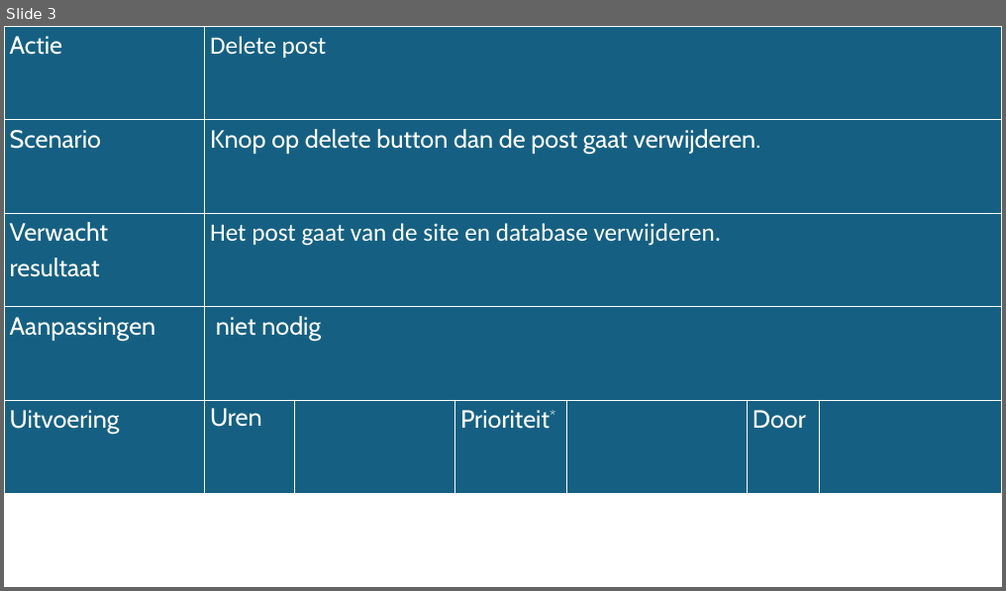
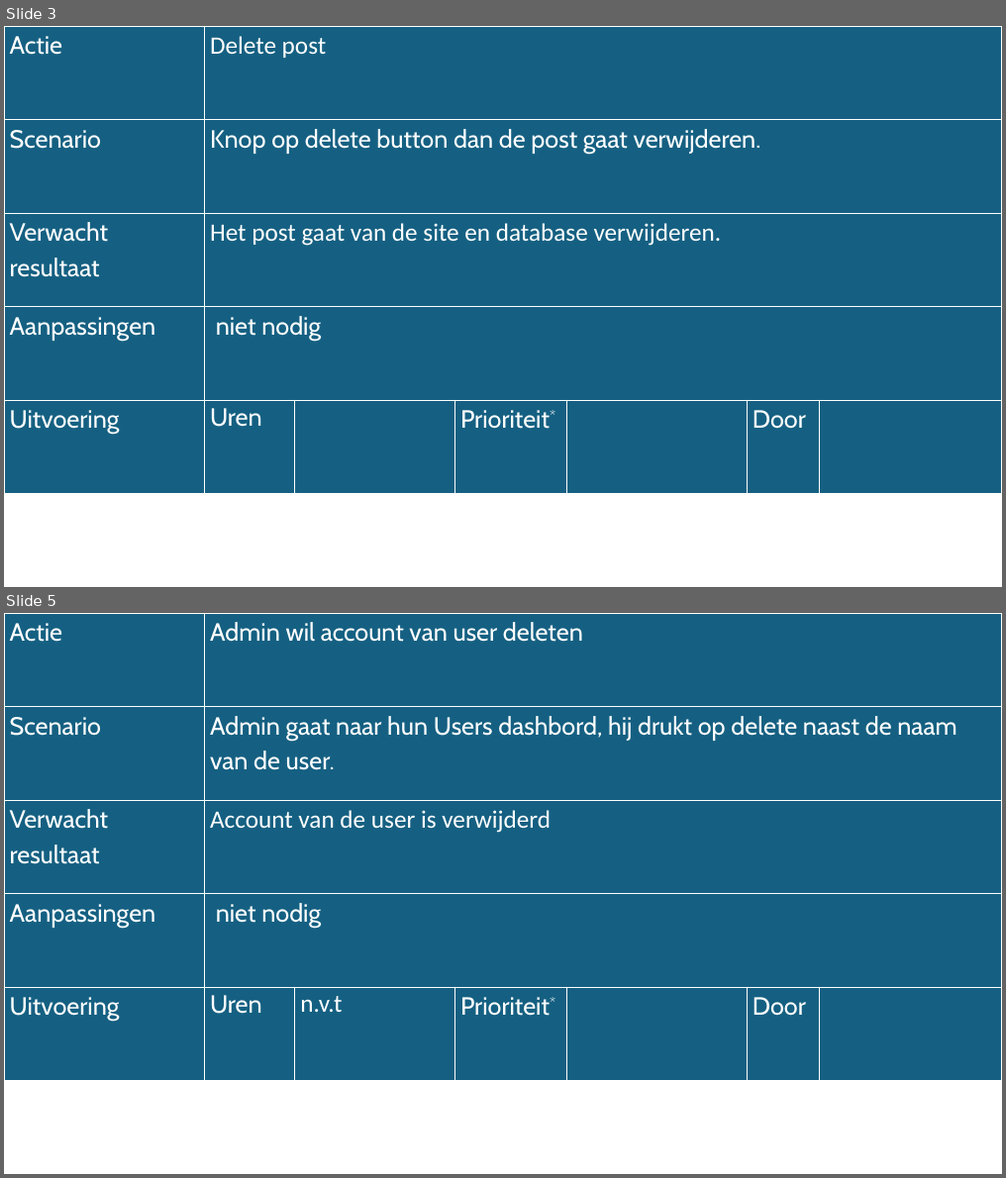
Before and after one commit to JamalKainbayov/Project-3, a slide deck: documenten/Presentatie8.pptx. Shown one above the other, each under a label of ours: slide 3 before the commit, slides 3 and 5 after it; the slides between them are not shown. The pictures are 1006x591 and 1006x1178 pixels, drawn with LibreOffice and Linux fonts; fonts in the diff are those of the drawing. Boxes give left, top, right and bottom in pixels: in the first picture for what was removed or moved away, otherwise in the second. Text is boxed around its words. In the diff, an @@ line names an element or a change of style, - is before the commit and + after.

```diff
--- a/documenten/Presentatie8.pptx
+++ b/documenten/Presentatie8.pptx
@@ slide 5 added at box(4, 613, 1002, 1174), background #FFFFFF @@
@@ table added at box(4, 613, 1002, 1081), 5 rows, 7 columns @@
+Actie | Admin wil account van user deleten |  |  |  |  | 
+Scenario | Admin gaat naar hun Users dashbord, hij drukt op delete naast de naam van de user. |  |  |  |  | 
+Verwacht resultaat | Account van de user is verwijderd |  |  |  |  | 
+Aanpassingen | niet nodig |  |  |  |  | 
+Uitvoering | Uren | n.v.t | Prioriteit* |  | Door | 
```
Also in this commit, not shown: 3 other slides added.
